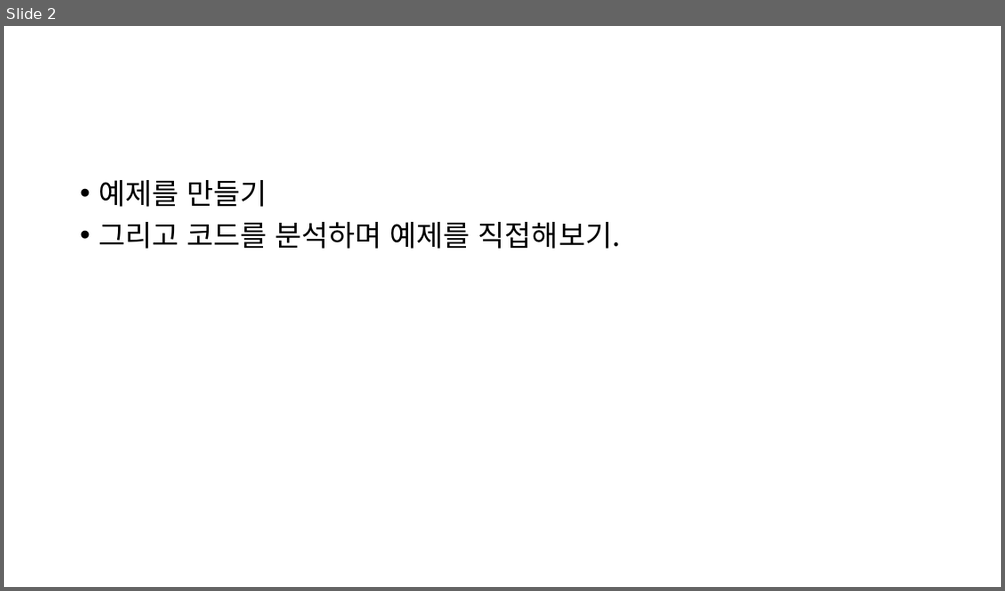
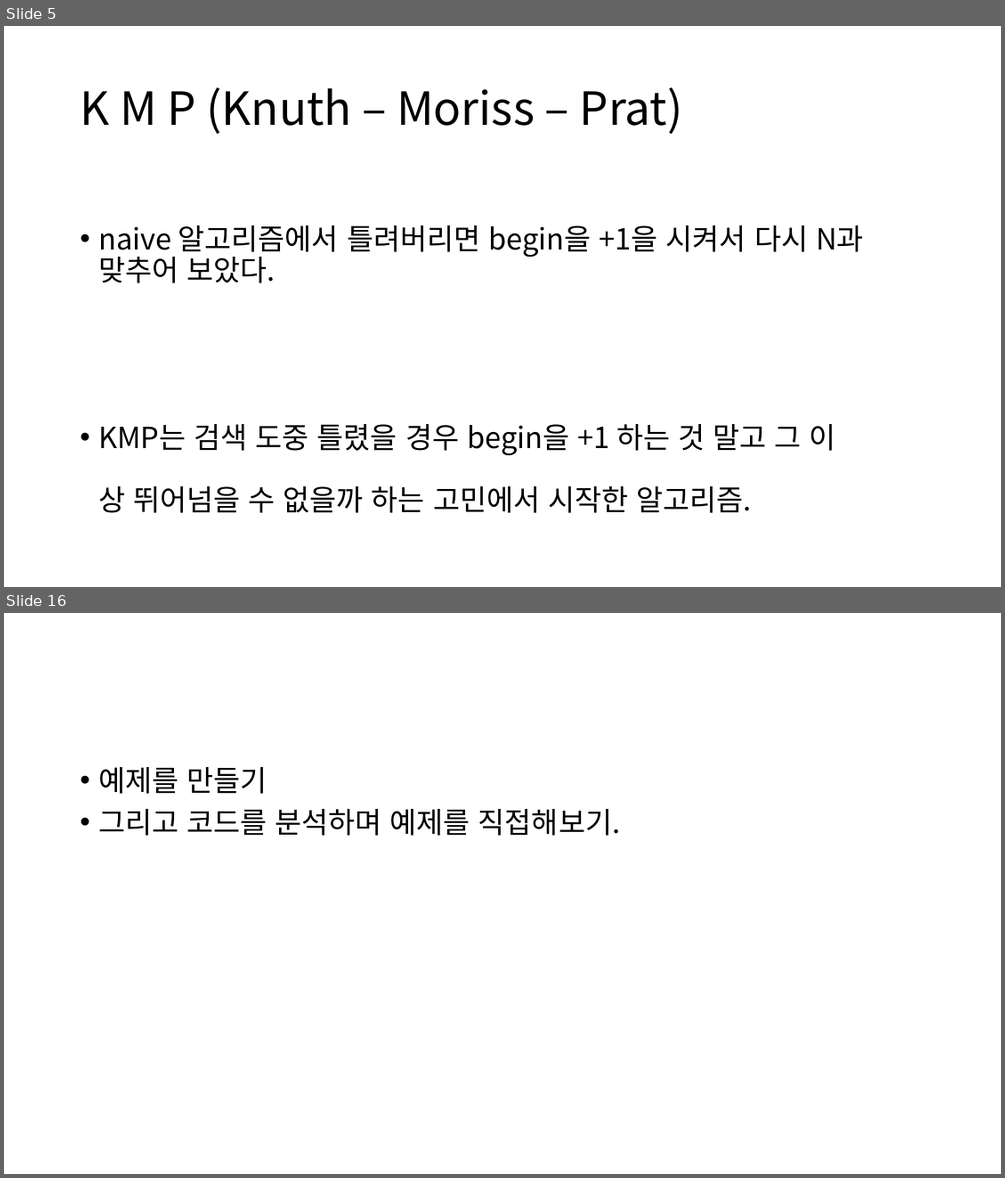
Before and after one commit to ALGOSOPT/algosopt, a slide deck: Chapter20/chapter20.pptx. Shown one above the other, each under a label of ours: slide 2 before the commit, slides 5 and 16 after it; the slides between them are not shown. The pictures are 1005x591 and 1005x1178 pixels, drawn with LibreOffice and Linux fonts; fonts in the diff are those of the drawing. Boxes give left, top, right and bottom in pixels: in the first picture for what was removed or moved away, otherwise in the second. Text is boxed around its words. In the diff, an @@ line names an element or a change of style, - is before the commit and + after.

```diff
--- a/Chapter20/chapter20.pptx
+++ b/Chapter20/chapter20.pptx
@@ slide 5 added at (4,26,1001,587), background #FFFFFF @@
@@ title added at (80,87,683,134), 44 pt, text #000000 @@
+K M P (Knuth – Moriss – Prat)
@@ text added at (98,225,864,513), 28 pt, text #000000 @@
+• naive 알고리즘에서 틀려버리면 begin을 +1을 시켜서 다시 N과 맞추어 보았다.
+• KMP는 검색 도중 틀렸을 경우 begin을 +1 하는 것 말고 그 이
+  상 뛰어넘을 수 없을까 하는 고민에서 시작한 알고리즘.
@@ what was slide 2 is now slide 16 @@
```
Also in this commit, not shown: 3 slides changed, 12 other slides added.
